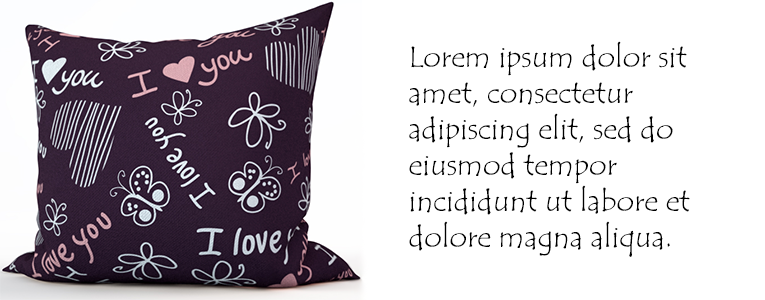
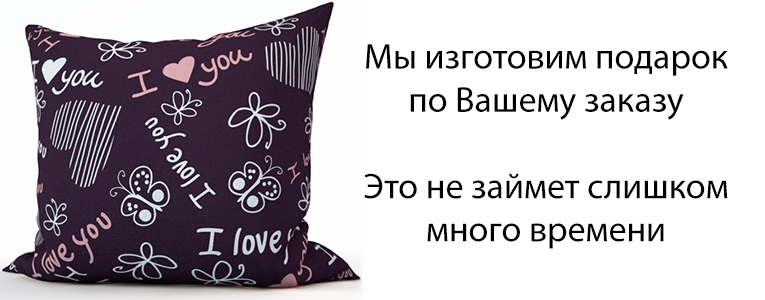
The second 765 x 300 image is a revision of the first. Changes to its layers:
renamed "Lorem ipsum dolor sit amet, consectetur adipiscing elit, sed do" to "Мы изготовим подарок по Вашему заказу Это не займет слишком мн", painted on it over [364, 41, 728, 257]
